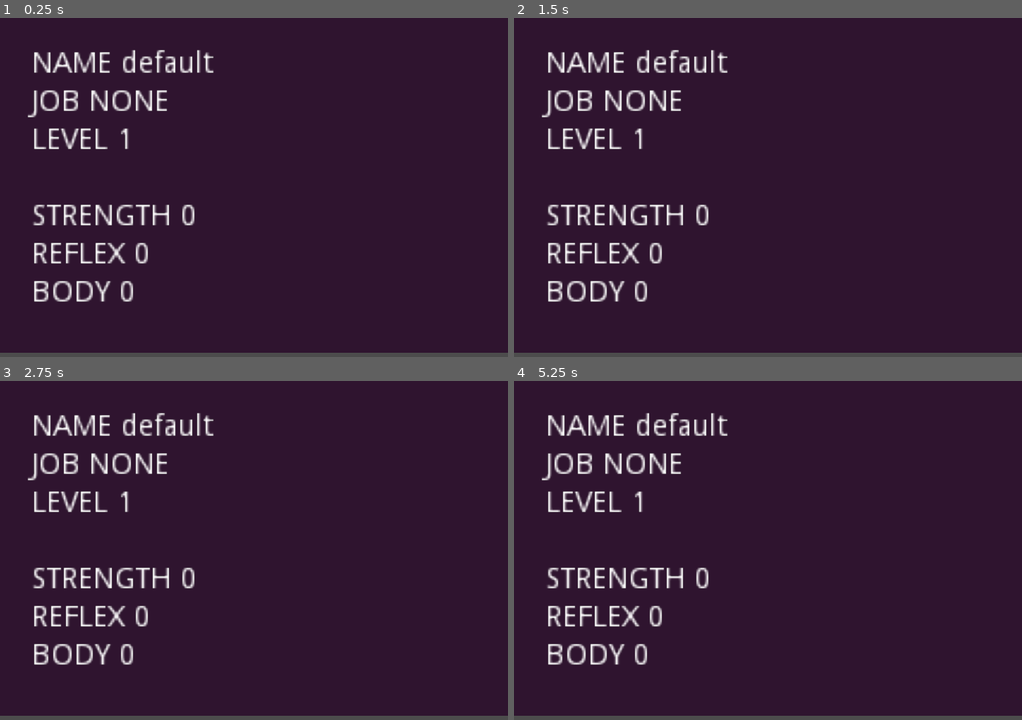
Above: before the commit, frames 1-4 (two rows, left to right).
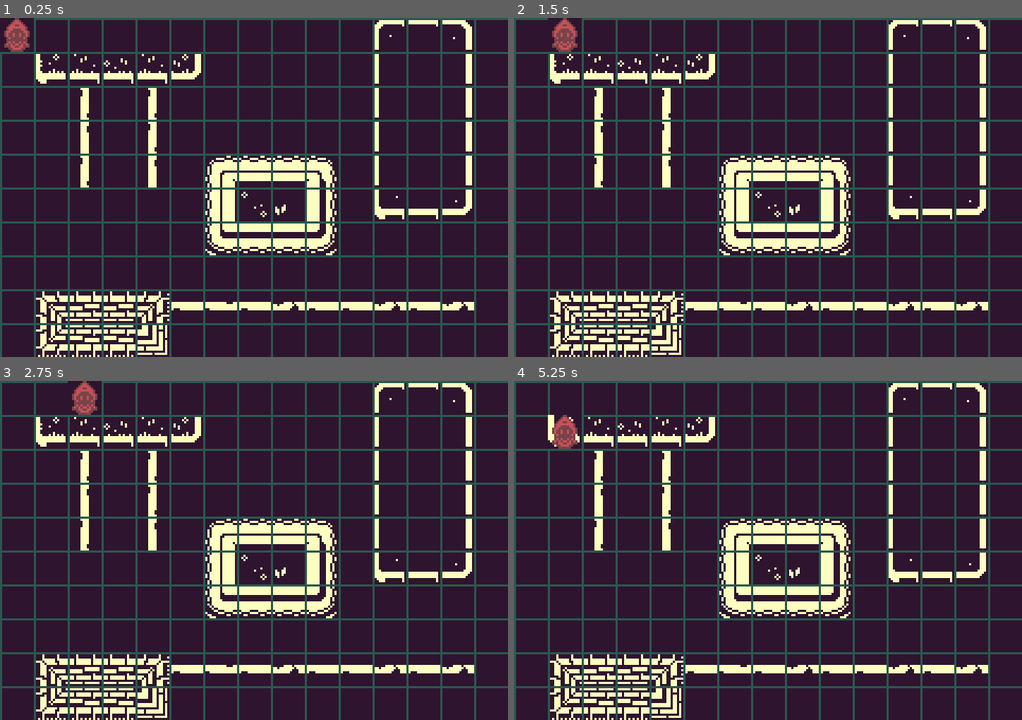
Above: after the commit, the same moments.

Repository: discolingua/ldtk-godot-example
Game: Godot game, scene res://Scenes/GameWorld.tscn
The game is run twice, just before and just after one commit, with the same random seed, the same clock (stepped at 60 frames per second) and the same inputs. Before the commit the project starts from res://Scenes/CreateCharacter.tscn.
Inputs (mouse positions are in pixels of both pictures, inside the frame that each line leads up to):
- Up to frame 1 (0.25 s): no input
- Up to frame 2 (1.5 s): tap Enter (ui_accept) at 0.5, 0.77, 1.25 s; move the mouse to (879, 170) at 0.52 s; hold Right (ui_right) 0.53-1.25 s; tap Alt at 0.6 s; click (879, 170) at 0.67 s; drag from (666, 204) to (742, 255) at 1.27 s
- Up to frame 3 (2.75 s): tap Enter (ui_accept) at 2 s; move the mouse to (304, 475) at 2.02 s; hold Right (ui_right) from 2.03 s (still down); tap Shift at 2.1 s
- Up to frame 4 (5.25 s): release Right (ui_right) at 2.75 s; tap Enter (ui_accept) at 2.75, 3.5, 3.77, 4.25 s; drag from (742, 618) to (615, 499) at 2.77 s; move the mouse to (920, 601) at 3.52 s; hold Left (ui_left) 3.53-4.25 s; tap Ctrl at 3.6 s; drag from (615, 499) to (691, 465) at 4.27 s; move the mouse to (793, 550) at 5.02 s; hold Down (ui_down) from 5.03 s (still down); tap Alt at 5.1 s; click (793, 550) at 5.17 s

The runs differ from the first frame. In frame 1, 28% of the frame differs, in the area x 0-100%, y 0-100%; in frame 2, 28%; in frame 3, 28%; in frame 4, 27%.

Commit message:
movement grid

Diff:
--- a/Scenes/GameWorld.tscn
+++ b/Scenes/GameWorld.tscn
@@ -1,46 +1,24 @@
-[gd_scene load_steps=8 format=2]
+[gd_scene load_steps=4 format=2]
 
-[ext_resource path="res://Scenes/Player.tscn" type="PackedScene" id=1]
+[ext_resource path="res://Scripts/PlayerGrid.gd" type="Script" id=1]
 [ext_resource path="res://Maps/canaritest.ldtk" type="PackedScene" id=2]
-[ext_resource path="res://Scenes/GW1.gd" type="Script" id=3]
-[ext_resource path="res://Scenes/PickupGem.tscn" type="PackedScene" id=4]
 [ext_resource path="res://Scenes/Frame.tscn" type="PackedScene" id=5]
-[ext_resource path="res://Scenes/Mob.tscn" type="PackedScene" id=6]
-
-[sub_resource type="RectangleShape2D" id=1]
-extents = Vector2( 5, 10.25 )
 
 [node name="GameWorld" type="Node2D"]
 
 [node name="ColorRect" type="ColorRect" parent="."]
 margin_right = 240.0
-margin_bottom = 158.0
+margin_bottom = 160.0
 color = Color( 0.184314, 0.0784314, 0.184314, 1 )
 
 [node name="canaritest" parent="." instance=ExtResource( 2 )]
 
-[node name="PickupGem2" parent="." instance=ExtResource( 4 )]
-position = Vector2( 58, 99 )
-
-[node name="PickupGem3" parent="." instance=ExtResource( 4 )]
-position = Vector2( 131, 44 )
-
-[node name="Player" parent="." instance=ExtResource( 1 )]
-position = Vector2( 106, 45 )
-
-[node name="Area2D" type="Area2D" parent="."]
-script = ExtResource( 3 )
-
-[node name="CollisionShape2D" type="CollisionShape2D" parent="Area2D"]
-position = Vector2( 232, 14.75 )
-shape = SubResource( 1 )
-
-[node name="PickupGem" parent="." instance=ExtResource( 4 )]
-position = Vector2( 31, 97 )
-
 [node name="Frame" parent="." instance=ExtResource( 5 )]
 
-[node name="Mob" parent="." instance=ExtResource( 6 )]
-position = Vector2( 174, 110 )
-
-[connection signal="body_entered" from="Area2D" to="Area2D" method="_on_Area2D_body_entered"]
+[node name="PlayerGrid" type="GridContainer" parent="."]
+margin_right = 240.0
+margin_bottom = 160.0
+custom_constants/vseparation = 0
+custom_constants/hseparation = 0
+columns = 15
+script = ExtResource( 1 )
--- /dev/null
+++ b/Scenes/trBlank.tscn
@@ -0,0 +1,8 @@
+[gd_scene load_steps=2 format=2]
+
+[ext_resource path="res://Images/trBlank.png" type="Texture" id=1]
+
+[node name="trBlank" type="TextureRect"]
+margin_right = 16.0
+margin_bottom = 16.0
+texture = ExtResource( 1 )
--- /dev/null
+++ b/Scenes/trPlayer.tscn
@@ -0,0 +1,6 @@
+[gd_scene load_steps=2 format=2]
+
+[ext_resource path="res://Images/sorceror-idle D.png" type="Texture" id=1]
+
+[node name="TextureRect" type="TextureRect"]
+texture = ExtResource( 1 )
--- a/Scripts/CreateCharacter.gd
+++ b/Scripts/CreateCharacter.gd
@@ -1,7 +1,13 @@
 extends Control
 
 
-func _ready():
+
+# load initial field values from global dictionary
+func _ready() -> void:
+	freshenStats()
+
+
+func freshenStats() -> void:
 	$StatColumn/RowName/ValueName.text = Global.playerStats["Name"]
 	$StatColumn/RowJob/ValueJob.text = Global.playerStats["Job"]
 	$StatColumn/RowLevel/ValueLevel.text = str(Global.playerStats["Level"])
--- /dev/null
+++ b/Scripts/DoorArea.tscn
@@ -0,0 +1,15 @@
+[gd_scene load_steps=3 format=2]
+
+[ext_resource path="res://Scenes/GW1.gd" type="Script" id=1]
+
+[sub_resource type="RectangleShape2D" id=1]
+extents = Vector2( 5, 10.25 )
+
+[node name="Area2D" type="Area2D"]
+script = ExtResource( 1 )
+
+[node name="CollisionShape2D" type="CollisionShape2D" parent="."]
+position = Vector2( 232, 14.75 )
+shape = SubResource( 1 )
+
+[connection signal="body_entered" from="." to="." method="_on_Area2D_body_entered"]
--- a/Scripts/Global.gd
+++ b/Scripts/Global.gd
@@ -20,6 +20,7 @@
     call_deferred("_deferred_goto_scene", path)
 
 
+# this is the core scene switch function
 func _deferred_goto_scene(path):
 
     # remove current scene
--- a/Scripts/Mob.gd
+++ b/Scripts/Mob.gd
@@ -1,6 +1,6 @@
 extends KinematicBody2D
 
-export var hitPoints : int = 1
+export var hitPoints : int = 3
 
 var hasSpoken : bool = false
 
--- /dev/null
+++ b/Scripts/PlayerGrid.gd
@@ -0,0 +1,59 @@
+extends GridContainer
+
+const COLUMNS = 15
+const ROWS = 10
+
+var BlankCell : PackedScene = preload("res://Scenes/trBlank.tscn")
+var PlayerCell : PackedScene = preload("res://Scenes/trPlayer.tscn")
+
+var playerLocation : int = 0
+
+func _ready():
+	refreshGrid()
+
+
+func _input(event):
+	if event is InputEventKey && event.is_pressed() && not event.echo:
+		match event.scancode:
+			KEY_RIGHT:
+				playerLocation += 1
+			KEY_LEFT:
+				playerLocation -= 1
+			KEY_UP:
+				playerLocation -= COLUMNS
+			KEY_DOWN:
+				playerLocation += COLUMNS
+		deleteChildren(self)
+		refreshGrid()
+
+
+
+func deleteChildren(node):
+	for n in node.get_children():
+		node.remove_child(n)
+		n.queue_free()
+
+
+
+func refreshGrid() -> void:
+
+	var _cell
+
+	for _i in ROWS * COLUMNS:
+		if _i == playerLocation:
+			_cell = PlayerCell.instance()
+		else:
+			_cell = BlankCell.instance()
+		add_child(_cell)
+
+
+# convert cell index (int) to xy coords (Vector2)
+func iToV(_i : int) -> Vector2:
+	var _y = int(float(_i) / ROWS)
+	var _x = int(_i % ROWS)
+	return Vector2(_x, _y)
+
+
+# convert x/y cell coords to cell index (int)
+func vToI(_v : Vector2) -> int:
+	return int(_v.y * COLUMNS + _v.x)
--- a/project.godot
+++ b/project.godot
@@ -39,7 +39,7 @@
 [application]
 
 config/name="ldtk_test"
-run/main_scene="res://Scenes/CreateCharacter.tscn"
+run/main_scene="res://Scenes/GameWorld.tscn"
 config/icon="res://icon.png"
 
 [autoload]
Binary file added: Images/trBlank.png
Not shown, added: Images/trBlank.png.import
Not shown, added: Maps/canari3.ldtk
Not shown, added: Maps/canari3.ldtk.import
